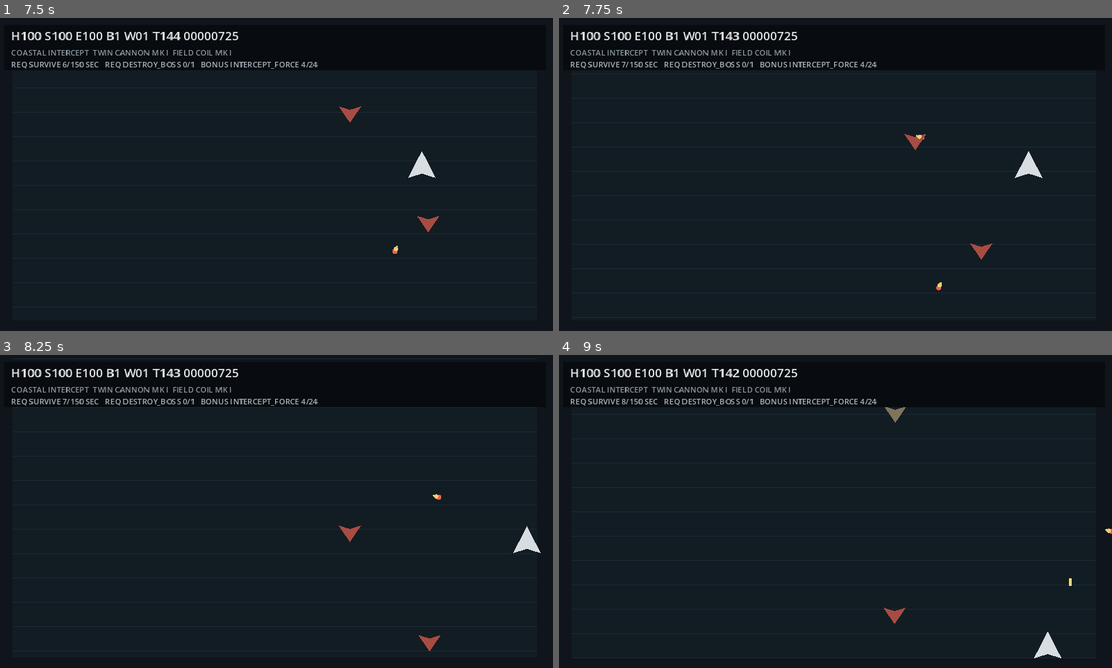
Above: before the commit, frames 1-4 (two rows, left to right).
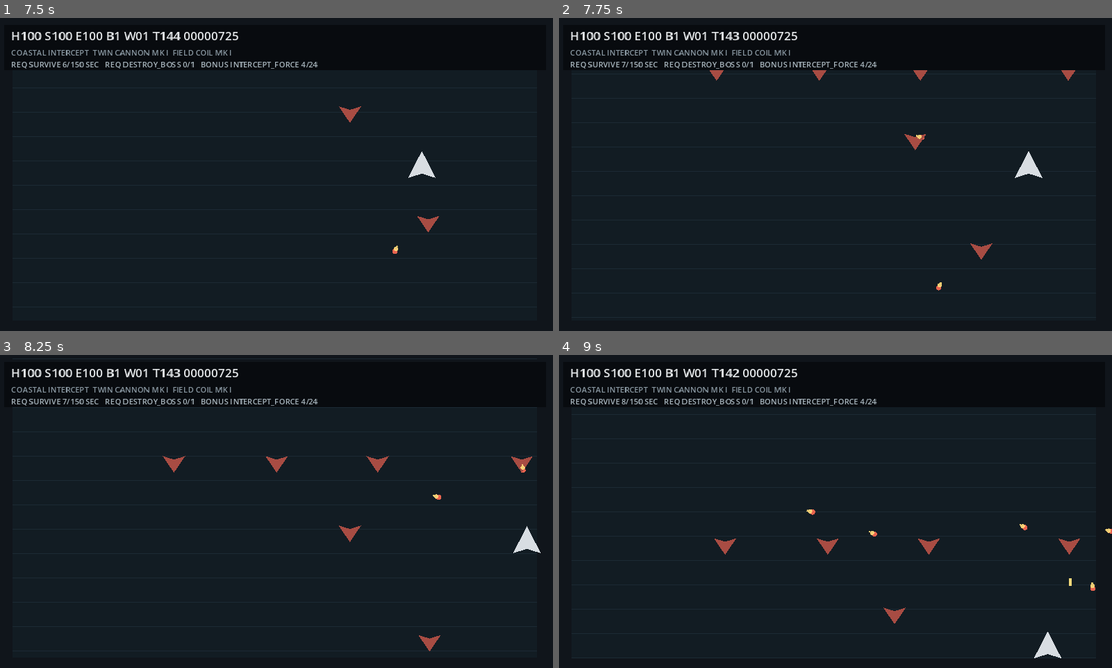
Above: after the commit, the same moments.

Repository: EVAVO-STUDIO/godot-462-strike-wing-94
Game: Godot game, scene res://scenes/main.tscn
Same seed, same stepped clock (60 frames per second), same inputs: the game is played once before the commit and once after it.
Inputs:
- Up to frame 1 (7.5 s): tap Enter (confirm) at 0.5, 0.6, 4.35 s; hold D (move_right) 0.53-1.28 s; hold S (move_down) 1.28-2.03 s; tap Space (fire_primary) at 1.35 s; hold D (move_right) 2.03-2.78 s; tap X (fire_secondary) at 2.1, 5.85 s; hold W (move_up) 2.78-3.53 s; tap H (service_hull) at 2.85, 6.6 s; hold A (move_left) 3.53-5.03 s; tap J (service_shield) at 3.6, 7.35 s; hold S (move_down) 5.03-5.78 s; hold Space (fire_primary) 5.03-5.78 s; hold D (move_right) 5.78-6.53 s; hold W (move_up) 6.53-7.28 s; hold D (move_right) from 7.28 s (still down)
- Up to frame 2 (7.75 s): keep holding D (move_right)
- Up to frame 3 (8.25 s): release D (move_right) at 8.03 s; hold S (move_down) from 8.03 s (still down); tap Enter (confirm) at 8.1 s
- Up to frame 4 (9 s): release S (move_down) at 8.78 s; hold A (move_left) from 8.78 s (still down); tap Space (fire_primary) at 8.85 s

Frame 1 is identical in both runs. In frame 2, 0.2% of the frame differs, in the area x 27-94%, y 16-20%; in frame 3, 0.3%; in frame 4, 0.5%, in the area x 28-97%, y 16-76%.

Commit message:
feat: autoload authored encounter director

Diff:
--- a/project.godot
+++ b/project.godot
@@ -8,6 +8,7 @@
 
 [autoload]
 CampaignSave="*res://scripts/campaign_save.gd"
+EncounterDirector="*res://scripts/encounter_director.gd"
 BossDirector="*res://scripts/boss_director.gd"
 BossHudDirector="*res://scripts/boss_hud_director.gd"
 ThreatWarningDirector="*res://scripts/threat_warning_director.gd"
